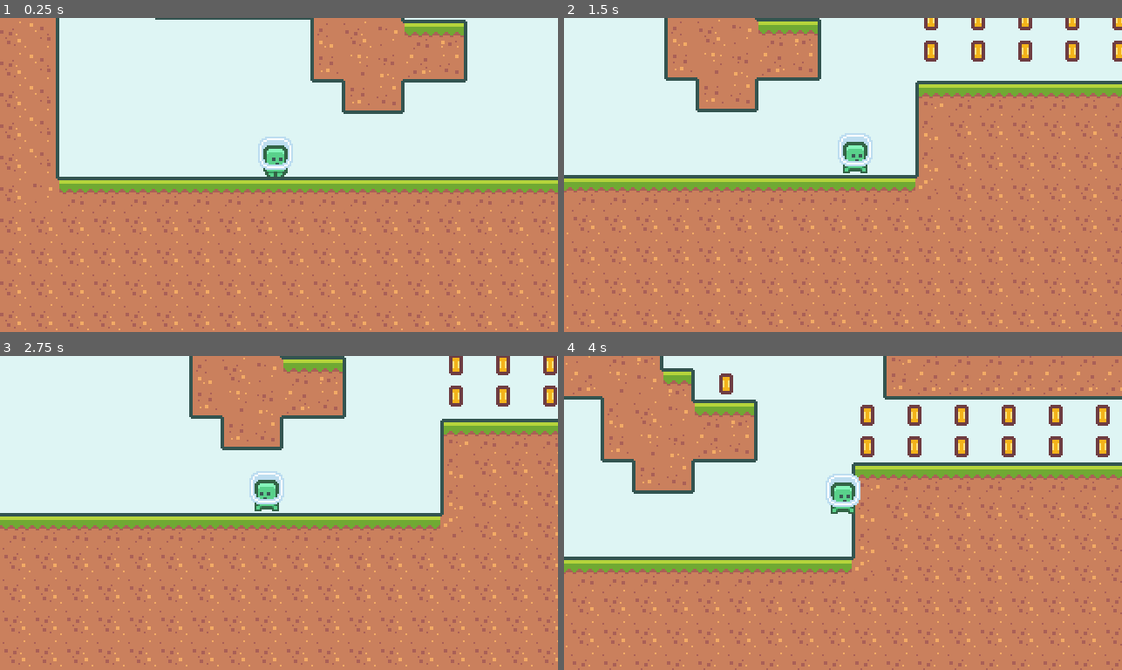
Above: before the commit, frames 1-4 (two rows, left to right).
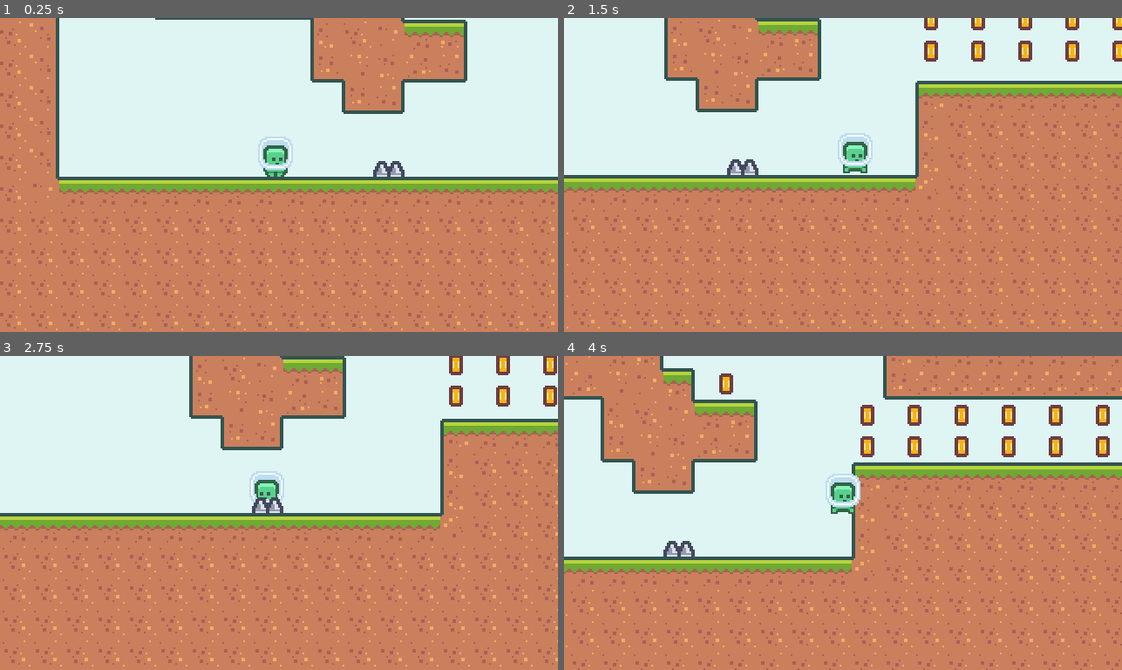
Above: after the commit, the same moments.

Repository: jackwkinsey/2d-platformer
Game: Godot game, scene res://scenes/Main.tscn
The game is run twice, just before and just after one commit, with the same random seed, the same clock (stepped at 60 frames per second) and the same inputs.
Inputs:
- Up to frame 1 (0.25 s): no input
- Up to frame 2 (1.5 s): hold D (move_right) from 0.53 s (still down); tap Space (jump) at 0.77 s
- Up to frame 3 (2.75 s): tap Space (jump) at 1.52 s; release D (move_right) at 2.03 s; hold A (move_left) from 2.03 s (still down)
- Up to frame 4 (4 s): release A (move_left) at 2.78 s; hold D (move_right) from 2.78 s (still down); tap Space (jump) at 3.02, 3.77 s

The runs differ from the first frame. In frame 1, 0.2% of the frame differs, in the area x 66-73%, y 45-51%; in frame 2, 0.2%; in frame 3, 0.2%, in the area x 45-51%, y 45-50%; in frame 4, 0.2%.

Commit message:
feat: add a spike to the main scene

Diff:
--- a/scenes/Main.tscn
+++ b/scenes/Main.tscn
@@ -1,9 +1,10 @@
-[gd_scene load_steps=5 format=2]
+[gd_scene load_steps=6 format=2]
 
 [ext_resource path="res://resources/tileset.tres" type="TileSet" id=1]
 [ext_resource path="res://scenes/Player.tscn" type="PackedScene" id=2]
 [ext_resource path="res://scenes/GameCamera.tscn" type="PackedScene" id=3]
 [ext_resource path="res://scenes/Coin.tscn" type="PackedScene" id=4]
+[ext_resource path="res://scenes/Spikes.tscn" type="PackedScene" id=5]
 
 [node name="Main" type="Node"]
 
@@ -74,3 +75,6 @@
 
 [node name="Coin5" parent="Collectibles" instance=ExtResource( 4 )]
 position = Vector2( -99, -63 )
+
+[node name="Spikes" parent="." instance=ExtResource( 5 )]
+position = Vector2( -81, 72 )
